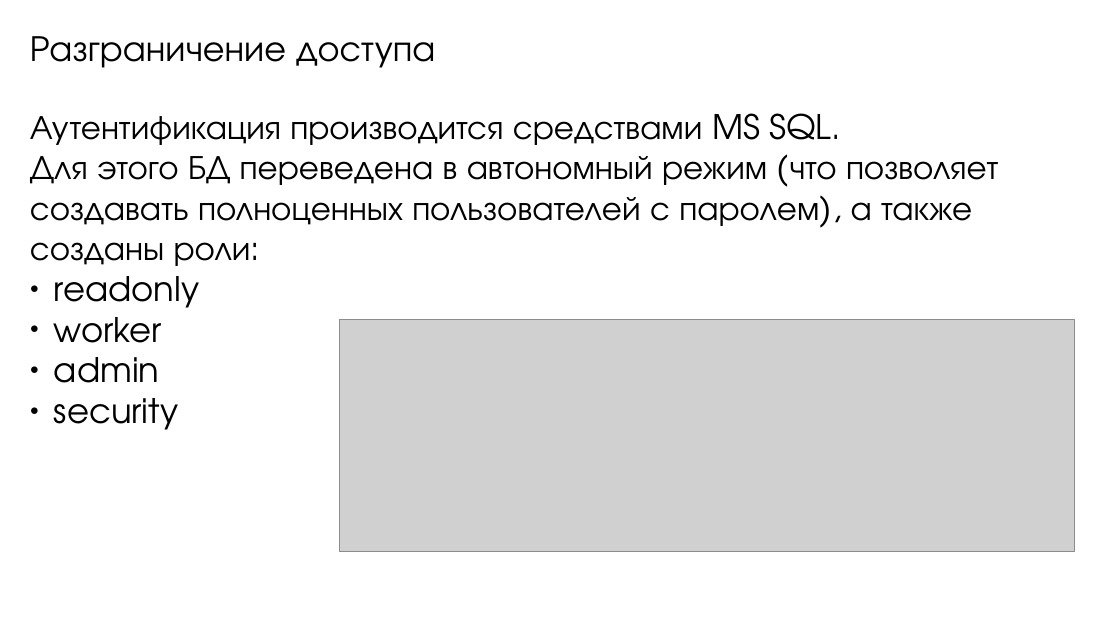
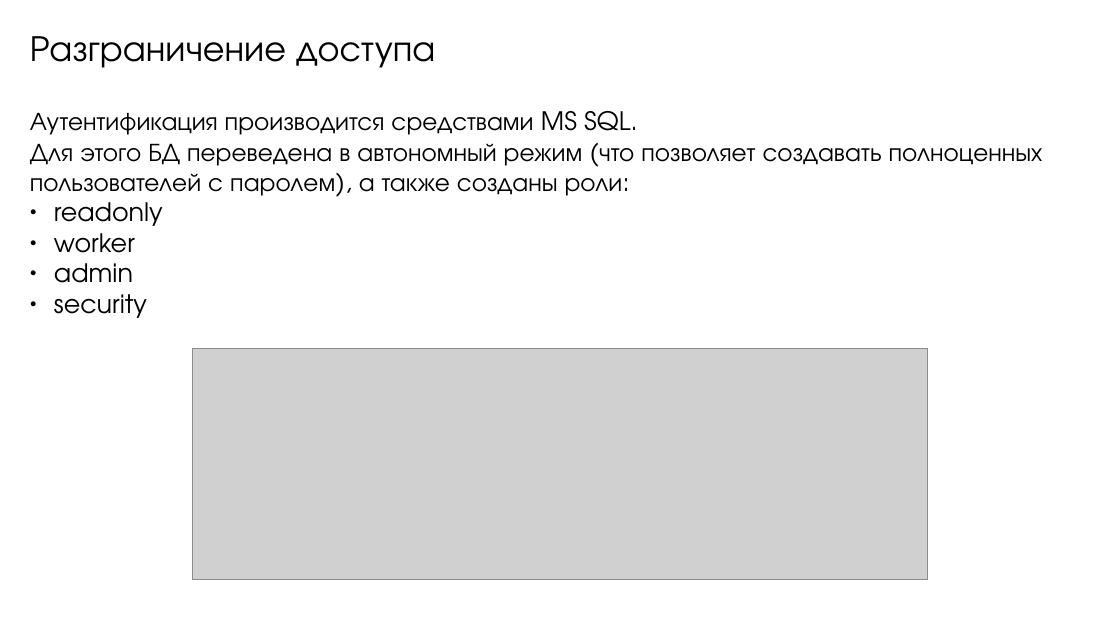
Before and after one commit to mrypdm/bsbd_kursach, a slide deck: slide 8 of docs/ИУ8-81. БСБД. Презентация. Шаповалов.odp (slide 15 before the commit). Drawn at 1120x630 pixels with LibreOffice and Linux fonts; fonts in the diff are those of the drawing; grey boxes stand for pictures. Boxes give left, top, right and bottom in pixels: in the first picture for what was removed or moved away, otherwise in the second. Text is boxed around its words. In the diff, an @@ line names an element or a change of style, - is before the commit and + after.

```diff
--- a/docs/ИУ8-81. БСБД. Презентация. Шаповалов.odp
+++ b/docs/ИУ8-81. БСБД. Презентация. Шаповалов.odp
@@ text "Аутентификация производится средствами MS SQL." at (x1=30, y1=111, x2=1043, y2=318): size 24 to 18 pt @@
@@ picture moved from (x1=340, y1=320, x2=1075, y2=552) to (x1=193, y1=349, x2=928, y2=580) @@
```
Also in this commit, not shown: 7 other slides changed, 2 slides added, 9 slides removed, 6 other files.
